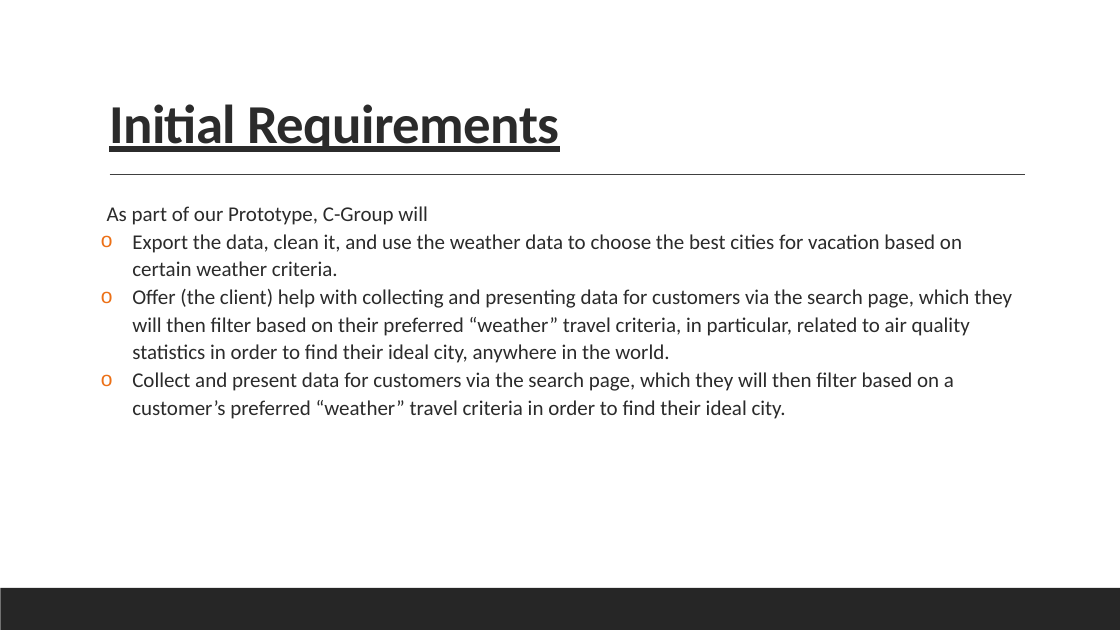
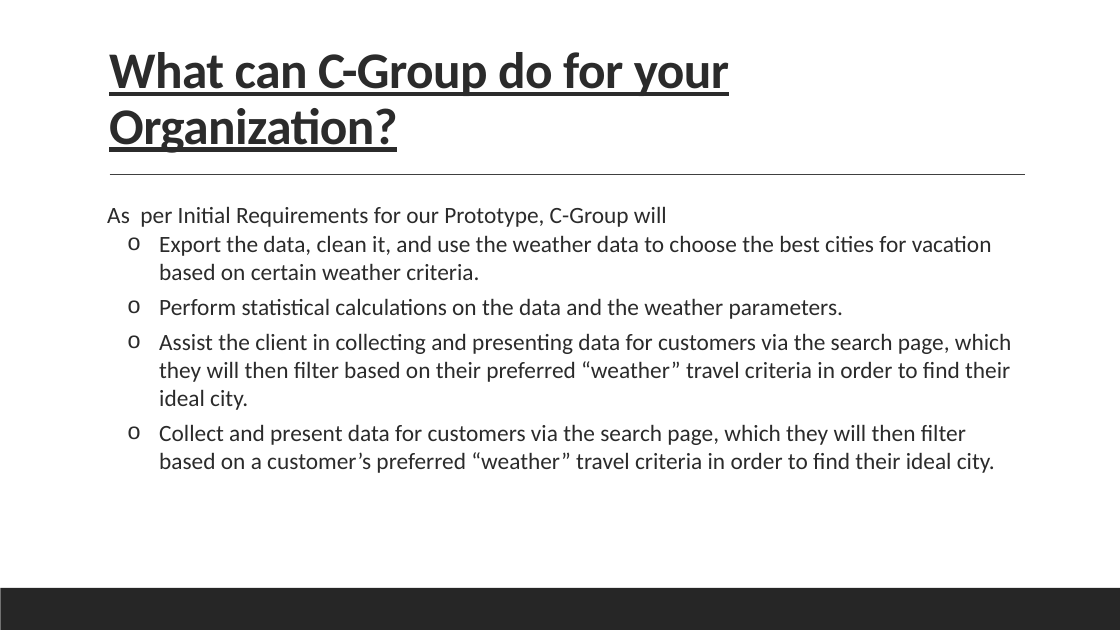
Before and after one commit to LouFoster/Group-C_FinalProject, a slide deck: slide 3 of C-Group v3_Final.pptx (slide 4 before the commit). Drawn at 1120x630 pixels with LibreOffice and Linux fonts; fonts in the diff are those of the drawing. Boxes give left, top, right and bottom in pixels: in the first picture for what was removed or moved away, otherwise in the second. Text is boxed around its words. In the diff, an @@ line names an element or a change of style, - is before the commit and + after.

```diff
--- a/C-Group v3_Final.pptx
+++ b/C-Group v3_Final.pptx
@@ title at <box>109,52,729,153</box>: text changed; size 47 to 44 pt @@
-Initial Requirements
+What can C-Group do for your Organization?
@@ text at <box>107,206,667,227</box>: text changed; size 18 to 20 pt @@
-  As part of our Prototype, C-Group will
+  As per Initial Requirements for our Prototype, C-Group will
@@ text at <box>159,235,995,473</box>: size 18 to 20 pt in "Export the data, clean it, and use ...", "Collect and present data for customers via ..."; list level 1 to 2 in "Export the data, clean it, ..."; line spacing 1.1 to 1; list level 1 to 2 in "Collect and present data for ..." @@
@@ text at <box>159,298,1011,410</box>: text changed; size 18 to 20 pt @@
-o Offer (the client) help with collecting and presenting data for customers via the search page, which they will then filter based on their preferred “weather” travel criteria, in particular, related to air quality statistics in order to find their ideal city, anywhere in the world.
+  o Perform statistical calculations on the data and the weather parameters.
+  o Assist the client in collecting and presenting data for customers via the search page, which they will then filter based on their preferred “weather” travel criteria in order to find their ideal city.
```
Also in this commit, not shown: 1 slide removed.
